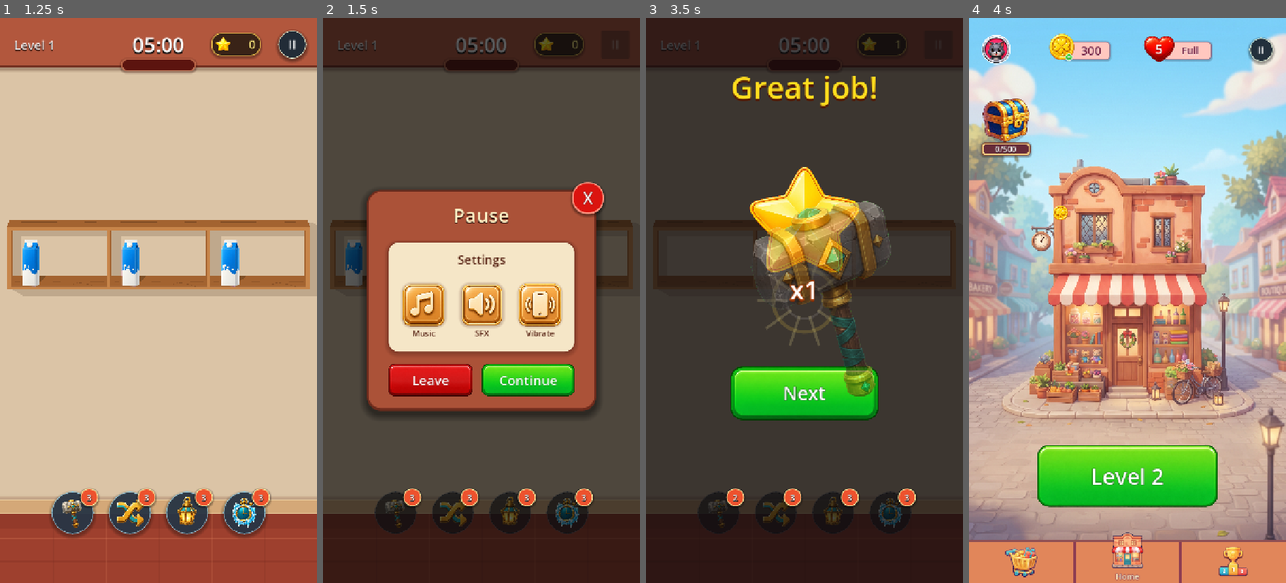
Above: before the commit, frames 1-4 (left to right).
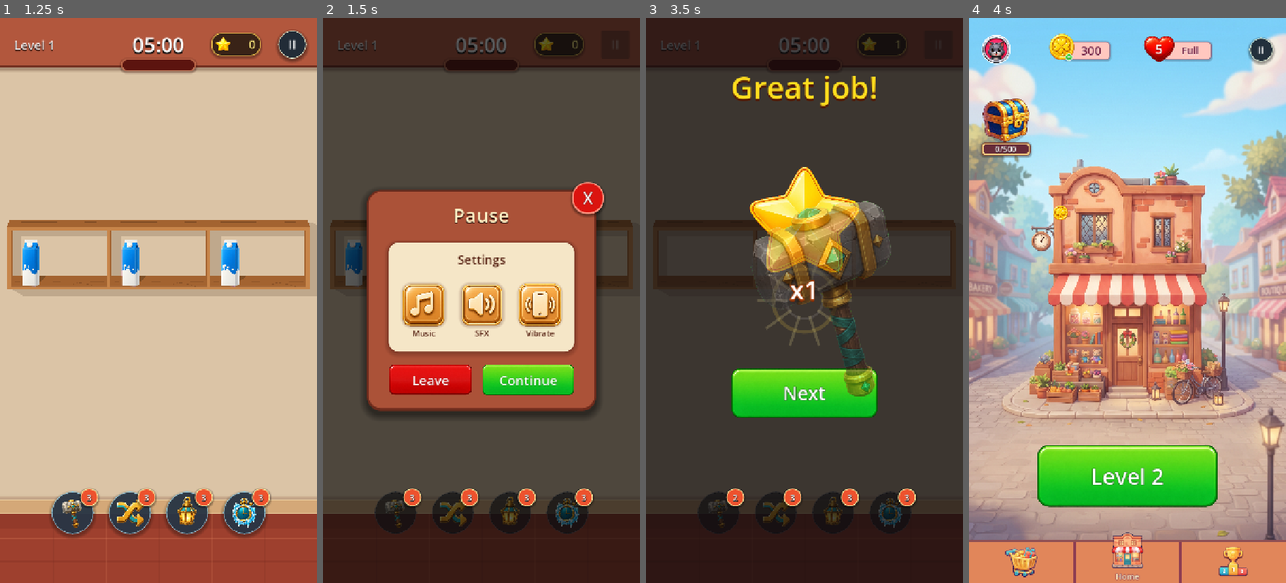
Above: after the commit, the same moments.

Repository: vladeque/sorting-puzzle
Game: Godot game, scene res://scenes/main_menu.tscn
Same seed, same stepped clock (60 frames per second), same inputs: the game is played once before the commit and once after it.
Inputs:
- Up to frame 1 (1.25 s): click "Level 1" at 0.5 s
- Up to frame 2 (1.5 s): click "II" at 1.25 s
- Up to frame 3 (3.5 s): click "Continue" at 2 s; click "3" at 2.75 s
- Up to frame 4 (4 s): click "Next" at 3.5 s

Frame 1 is identical in both runs. In frame 2, 0.6% of the frame differs, in the area x 20-80%, y 61-67%; in frame 3, 1.0%, in the area x 26-74%, y 61-72%; in frame 4, nothing differs.

Commit message:
Switch remaining level button scenes to _new blank button art
Update ability_purchase_menu, leave_confirmation_menu, pause_menu, and
level_completion_screen to reference the level_button_blank*_new.png
variants instead of the originals, matching the already-migrated
level_button.tscn and settings_menu.tscn. Sync docs accordingly.

Diff:
--- a/scenes/ability_purchase_menu.tscn
+++ b/scenes/ability_purchase_menu.tscn
@@ -1,8 +1,8 @@
 [gd_scene format=3 uid="uid://bh2wtx7clqdgd"]
 
 [ext_resource type="Texture2D" uid="uid://dnlhdgplij67n" path="res://assets/ui/main_menu_coin.png" id="1_coin"]
-[ext_resource type="Texture2D" uid="uid://bai63m2evt0sk" path="res://assets/ui/level_button_blank.png" id="2_buy_button"]
-[ext_resource type="Texture2D" path="res://assets/ui/level_button_blank_yellow_orange.png" id="3_ad_button"]
+[ext_resource type="Texture2D" uid="uid://borxe8m7bwoqf" path="res://assets/ui/level_button_blank_new.png" id="2_buy_button"]
+[ext_resource type="Texture2D" uid="uid://cuefxjyub1oup" path="res://assets/ui/level_button_blank_yellow_orange_new.png" id="3_ad_button"]
 [ext_resource type="Script" path="res://scripts/press_scale_button.gd" id="4_press_scale_button"]
 [ext_resource type="Script" path="res://scripts/ability_purchase_menu.gd" id="5_purchase_script"]
 
--- a/scenes/leave_confirmation_menu.tscn
+++ b/scenes/leave_confirmation_menu.tscn
@@ -2,8 +2,8 @@
 
 [ext_resource type="Texture2D" uid="uid://kvmueps1ax4n" path="res://assets/ui/main_menu_lives.png" id="1_lives_icon"]
 [ext_resource type="Texture2D" uid="uid://co4g6sf3ggawc" path="res://assets/ui/reward_star_84x84.png" id="2_yw4ym"]
-[ext_resource type="Texture2D" uid="uid://b386mn58pea5q" path="res://assets/ui/level_button_blank_red.png" id="3_leave_button"]
-[ext_resource type="Texture2D" uid="uid://bai63m2evt0sk" path="res://assets/ui/level_button_blank.png" id="4_continue_button"]
+[ext_resource type="Texture2D" uid="uid://cgebkwbjfmtsd" path="res://assets/ui/level_button_blank_red_new.png" id="3_leave_button"]
+[ext_resource type="Texture2D" uid="uid://borxe8m7bwoqf" path="res://assets/ui/level_button_blank_new.png" id="4_continue_button"]
 [ext_resource type="Script" uid="uid://bxx8loq0o6syr" path="res://scripts/press_scale_button.gd" id="5_press_scale_button"]
 
 [sub_resource type="StyleBoxFlat" id="StyleBoxFlat_outer_panel"]
--- a/scenes/pause_menu.tscn
+++ b/scenes/pause_menu.tscn
@@ -4,8 +4,8 @@
 [ext_resource type="Texture2D" uid="uid://cqs8ijno3xqrc" path="res://assets/ui/icon_sound_effects.png" id="2_sound_effects_icon"]
 [ext_resource type="Texture2D" uid="uid://dhu182ygjcxh2" path="res://assets/ui/icon_vibration.png" id="3_vibration_icon"]
 [ext_resource type="Script" uid="uid://djayncoacexvl" path="res://scripts/pause_menu.gd" id="4_pause_menu_script"]
-[ext_resource type="Texture2D" uid="uid://b386mn58pea5q" path="res://assets/ui/level_button_blank_red.png" id="5_leave_button"]
-[ext_resource type="Texture2D" uid="uid://bai63m2evt0sk" path="res://assets/ui/level_button_blank.png" id="6_continue_button"]
+[ext_resource type="Texture2D" uid="uid://cgebkwbjfmtsd" path="res://assets/ui/level_button_blank_red_new.png" id="5_leave_button"]
+[ext_resource type="Texture2D" uid="uid://borxe8m7bwoqf" path="res://assets/ui/level_button_blank_new.png" id="6_continue_button"]
 [ext_resource type="Script" uid="uid://bxx8loq0o6syr" path="res://scripts/press_scale_button.gd" id="7_press_scale_button"]
 
 [sub_resource type="StyleBoxFlat" id="StyleBoxFlat_outer_panel"]
--- a/scenes/ui/level_completion_screen.tscn
+++ b/scenes/ui/level_completion_screen.tscn
@@ -1,7 +1,7 @@
 [gd_scene format=3 uid="uid://dlopvf5glhqiu"]
 
 [ext_resource type="Texture2D" uid="uid://3vi3qpy12q0w" path="res://assets/ui/reward_star.png" id="1_reward_star"]
-[ext_resource type="Texture2D" uid="uid://bai63m2evt0sk" path="res://assets/ui/level_button_blank.png" id="2_level_button_blank"]
+[ext_resource type="Texture2D" uid="uid://borxe8m7bwoqf" path="res://assets/ui/level_button_blank_new.png" id="2_level_button_blank"]
 [ext_resource type="Script" uid="uid://cp7jmwiig6qtc" path="res://scripts/level_completion_screen.gd" id="3_completion_screen_script"]
 [ext_resource type="Script" uid="uid://bxx8loq0o6syr" path="res://scripts/press_scale_button.gd" id="4_press_scale_button"]
 
Not shown, changed: docs/PROJECT_MAP.md
Not shown, changed: docs/SCENES.md
Not shown, changed: docs/SCRIPTS.md
